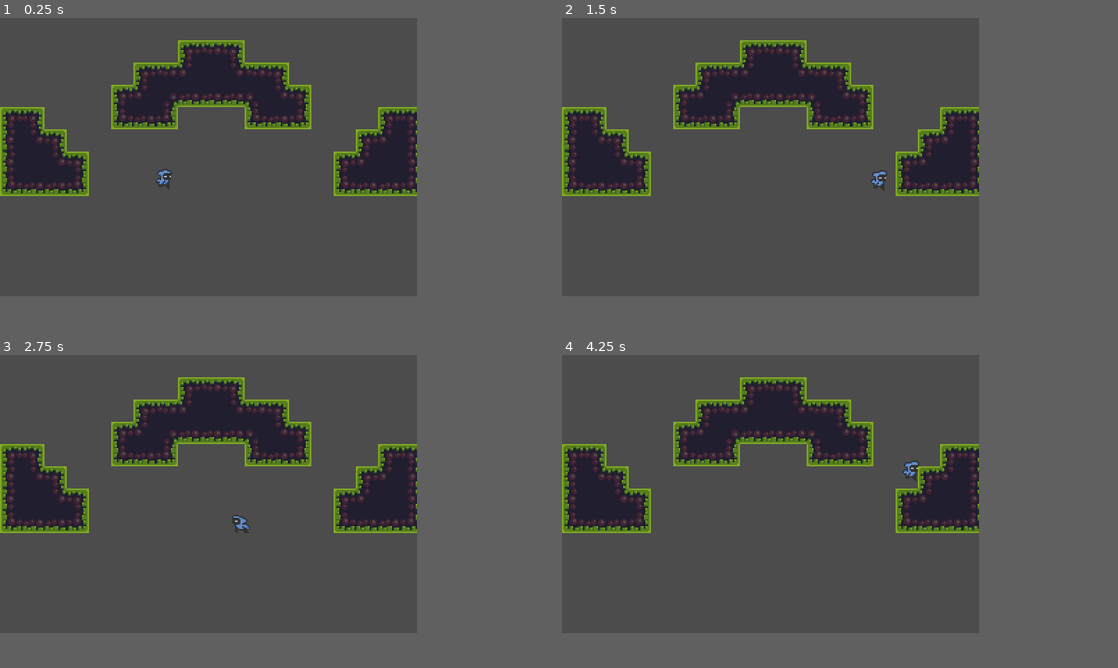
Above: before the commit, frames 1-4 (two rows, left to right).
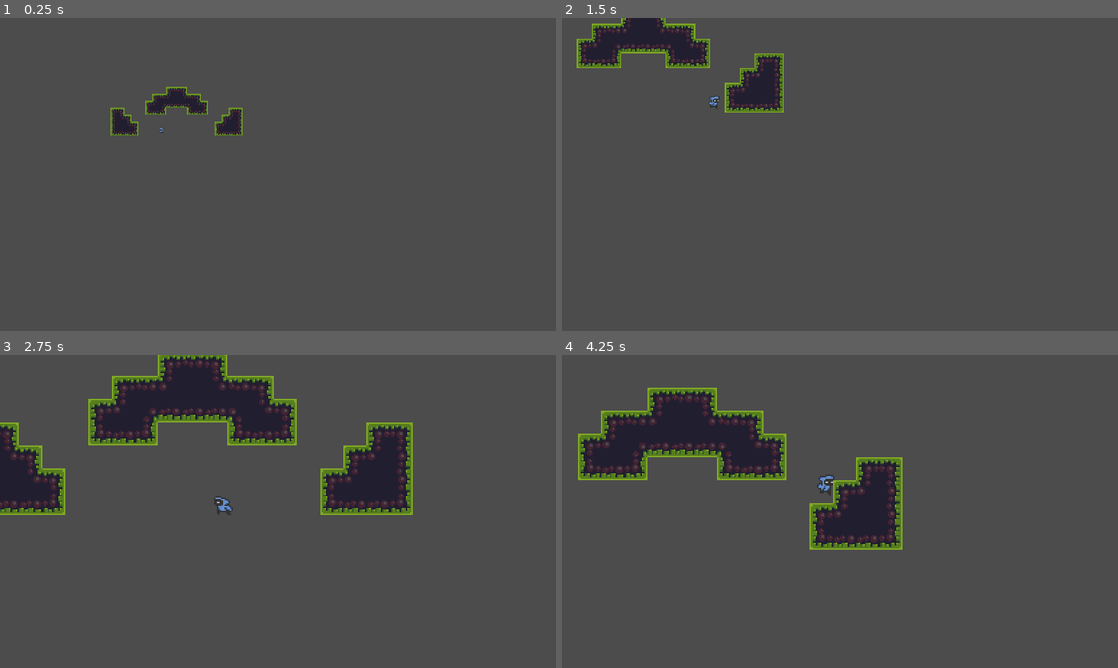
Above: after the commit, the same moments.

Repository: waltyy/Platformer-Game---2022
Game: Godot game, scene res://Scenes/World.tscn
The game is run twice, just before and just after one commit, with the same random seed, the same clock (stepped at 60 frames per second) and the same inputs. The project has no main scene, so this scene is started directly.
Inputs:
- Up to frame 1 (0.25 s): no input
- Up to frame 2 (1.5 s): hold D (right) from 0.53 s (still down); tap Z (zoom, bound only after the commit) at 0.6, 1.35 s; tap Space (jump) at 0.77 s
- Up to frame 3 (2.75 s): tap Space (jump) at 1.52 s; release D (right) at 2.03 s; hold A (left) from 2.03 s (still down); tap Z (zoom, bound only after the commit) at 2.1 s
- Up to frame 4 (4.25 s): release A (left) at 2.78 s; hold D (right) from 2.78 s (still down); tap Z (zoom, bound only after the commit) at 2.85, 3.6 s; tap Space (jump) at 3.02, 3.77 s
In our replay, the window is 600x400 before the commit and 800x450 after it. These sizes can differ from the game's own. Grey fills any space a smaller window leaves; there, only what the larger window draws over its background counts as a difference.

The runs differ from the first frame. In frame 1, 14% of the frame differs, in the area x 0-75%, y 7-57%; in frame 2, 16%; in frame 3, 15%; in frame 4, 21%, in the area x 0-75%, y 7-63%.

Commit message:
Zooming - Day 5
Made zoom feature

Diff:
--- /dev/null
+++ b/Scenes/Camera2D.gd
@@ -0,0 +1,26 @@
+extends Camera2D
+
+var target = null
+var zoomed = false
+var center = Vector2.ZERO
+
+
+func _ready():
+	center = get_viewport_rect().size/2
+
+func _process(delta):
+	if Input.is_action_just_pressed("zoom"):
+		if zoomed:
+			target = center
+			zoomed = false
+		else:
+			target = owner.get_node("Player")
+			zoomed = true
+
+	if zoomed:
+		zoom = zoom.move_toward(Vector2(0.3,0.3), 0.03)
+		position = position.move_toward(target.global_position,80)
+
+	else:
+		zoom = zoom.move_toward(Vector2(1,1),0.03)
+		position = position.move_toward(center,80)
--- a/Scenes/World.tscn
+++ b/Scenes/World.tscn
@@ -1,7 +1,8 @@
-[gd_scene load_steps=23 format=2]
+[gd_scene load_steps=24 format=2]
 
 [ext_resource path="res://Scenes/Player.tscn" type="PackedScene" id=1]
 [ext_resource path="res://Sprites/tiles/tileset.png" type="Texture" id=2]
+[ext_resource path="res://Scenes/Camera2D.gd" type="Script" id=3]
 
 [sub_resource type="RectangleShape2D" id=1]
 extents = Vector2( 510.5, 10 )
@@ -210,3 +211,8 @@
 cell_size = Vector2( 16, 16 )
 format = 1
 tile_data = PoolIntArray( 65544, 0, 0, 65545, 0, 1, 65546, 0, 2, 131078, 0, 0, 131079, 0, 131076, 131080, 0, 131077, 13 …(741 unchanged characters)…
+
+[node name="Camera2D" type="Camera2D" parent="."]
+current = true
+smoothing_enabled = true
+script = ExtResource( 3 )
--- a/project.godot
+++ b/project.godot
@@ -15,10 +15,10 @@
 
 [display]
 
-window/size/width=300
-window/size/height=200
-window/size/test_width=1200
-window/size/test_height=800
+window/size/width=1280
+window/size/height=720
+window/size/test_width=1280
+window/size/test_height=720
 window/stretch/mode="2d"
 window/stretch/aspect="keep"
 
@@ -69,6 +69,11 @@
 "events": [ Object(InputEventKey,"resource_local_to_scene":false,"resource_name":"","device":0,"alt":false,"shift":false,"control":false,"meta":false,"command":false,"pressed":false,"scancode":32,"physical_scancode":0,"unicode":0,"echo":false,"script":null)
  ]
 }
+zoom={
+"deadzone": 0.5,
+"events": [ Object(InputEventKey,"resource_local_to_scene":false,"resource_name":"","device":0,"alt":false,"shift":false,"control":false,"meta":false,"command":false,"pressed":false,"scancode":90,"physical_scancode":0,"unicode":0,"echo":false,"script":null)
+ ]
+}
 
 [physics]
 
